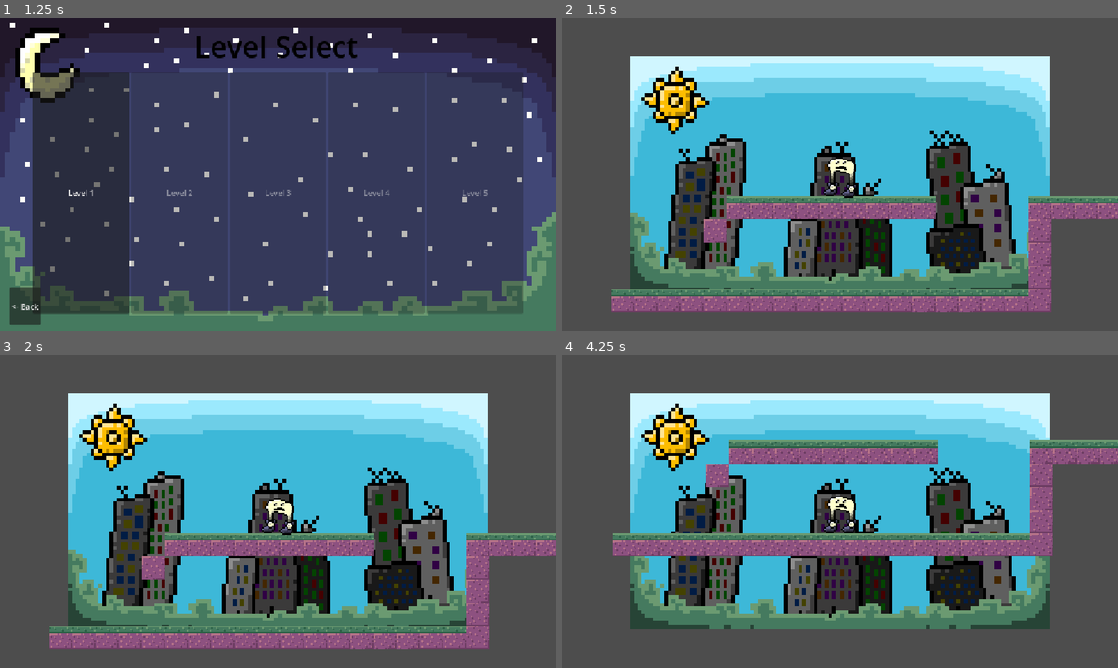
Above: before the commit, frames 1-4 (two rows, left to right).
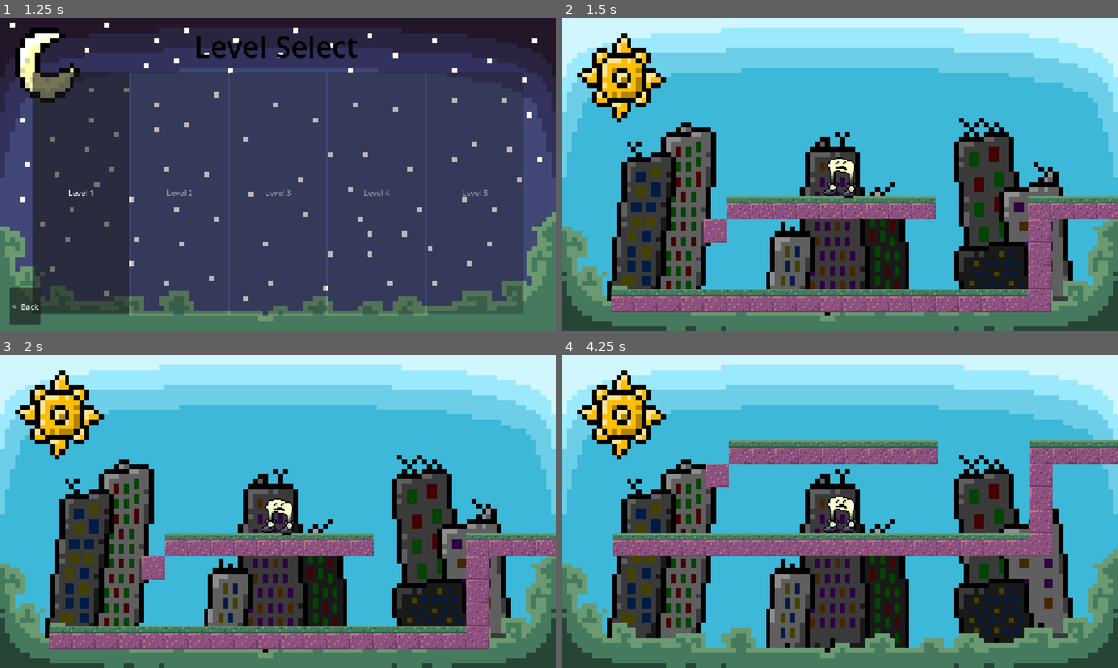
Above: after the commit, the same moments.

Repository: menlojacob/MoonShoesGame
Game: Godot game, scene res://Scenes/game.tscn
Two runs of this game, one before a commit and one after it. Both use one fixed random seed, a clock stepped at 60 frames per second and the inputs below.
Inputs:
- Up to frame 1 (1.25 s): click "Start" at 0.5 s
- Up to frame 2 (1.5 s): click "Level 1" at 1.25 s
- Up to frame 3 (2 s): no input
- Up to frame 4 (4.25 s): hold Right (move_right) 2.03-3.53 s; tap Shift (Dash) at 2.1, 3.6 s; tap Space (jump) at 2.27, 3.02 s; tap S (ground_pound) at 2.85 s; hold Left (move_left) from 3.53 s (still down)

Frame 1 is identical in both runs. In frame 2, 70% of the frame differs, in the area x 0-100%, y 0-100%; in frame 3, 70%; in frame 4, 73%.

Commit message:
moved something

Diff:
--- a/Scenes/level_one.tscn
+++ b/Scenes/level_one.tscn
@@ -2597,10 +2597,10 @@
 
 [node name="TextureRect" type="TextureRect" parent="Character/Camera2D2" index="0" unique_id=1534769145]
 z_index = -10
-offset_left = -145.0
-offset_top = -82.0
-offset_right = 145.0
-offset_bottom = 95.0
+offset_left = -192.0
+offset_top = -108.0
+offset_right = 192.0
+offset_bottom = 122.0
 texture = ExtResource("3_3lrk7")
 expand_mode = 1
 stretch_mode = 4
Not shown, added: Assets/sprites/NewJump.png.import
